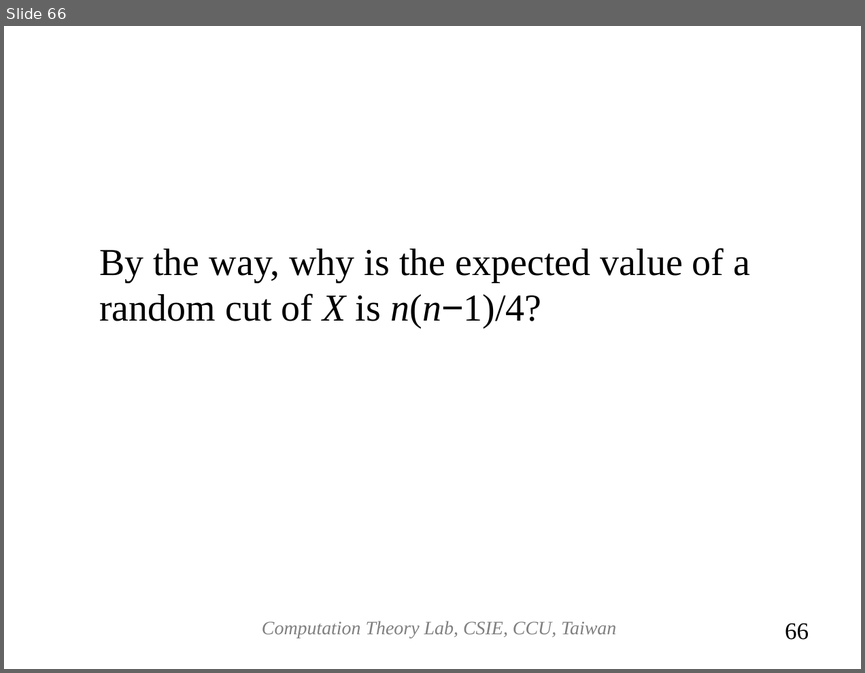
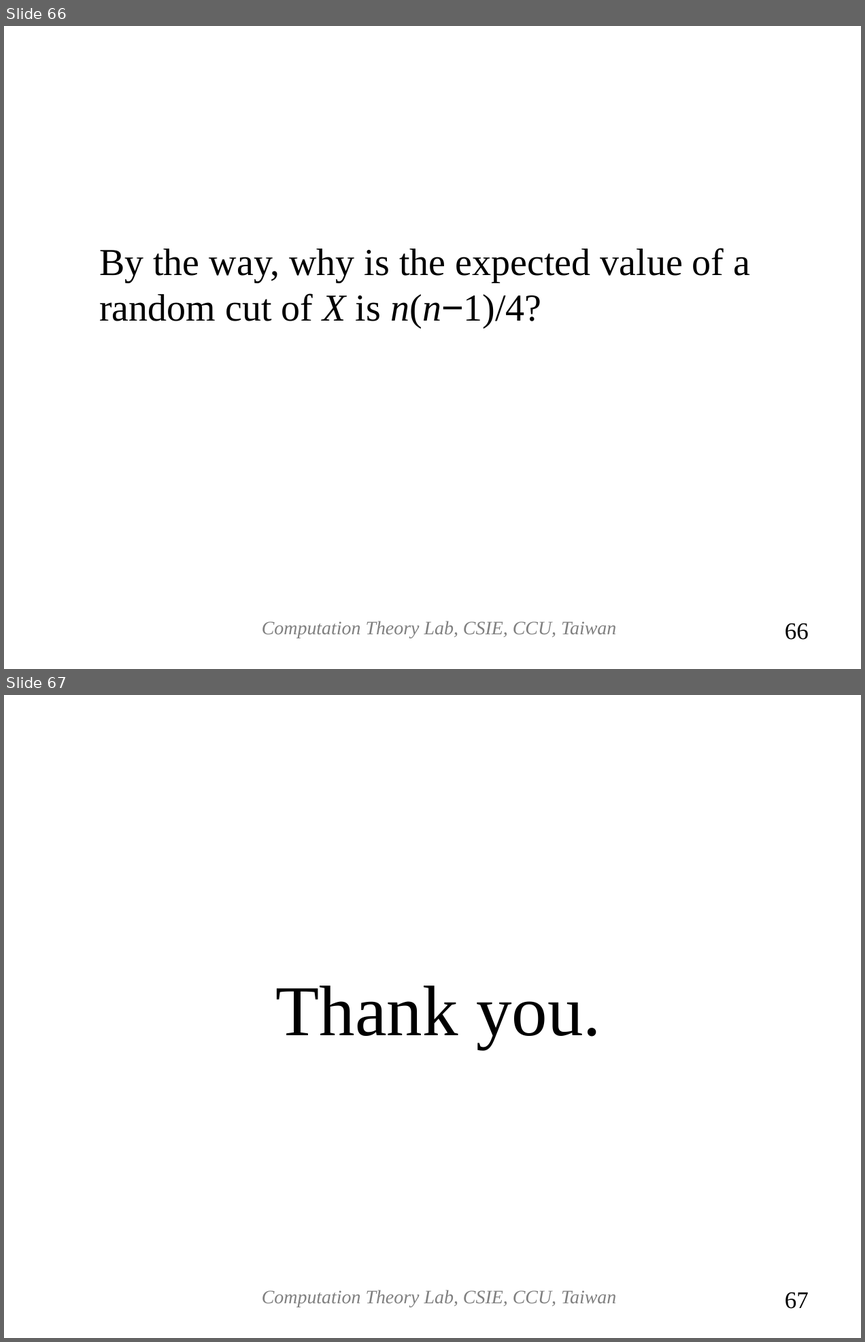
Before and after one commit to josephcclin/josephcclin.github.io, a slide deck: paper/A_Randomized_Approximation_Scheme_for_Metric_MAX-CUT.ppt. Shown one above the other, each under a label of ours: slide 66 before the commit, slides 66 and 67 after it. The pictures are 865x673 and 865x1342 pixels, drawn with LibreOffice and Linux fonts; fonts in the diff are those of the drawing. Boxes give left, top, right and bottom in pixels: in the first picture for what was removed or moved away, otherwise in the second. Text is boxed around its words. In the diff, an @@ line names an element or a change of style, - is before the commit and + after.

```diff
--- a/paper/A_Randomized_Approximation_Scheme_for_Metric_MAX-CUT.ppt
+++ b/paper/A_Randomized_Approximation_Scheme_for_Metric_MAX-CUT.ppt
@@ slide 67 added at [4, 695, 861, 1338], background #FFFFFF @@
@@ title added at [276, 985, 601, 1049], 60 pt, text #000000 @@
+Thank you.
@@ text added at [262, 1289, 616, 1307], 16 pt, text #808080, italic @@
+Computation Theory Lab, CSIE, CCU, Taiwan
@@ page number added at [785, 1291, 808, 1308], 20 pt, text #000000 @@
+67
```
Also in this commit, not shown: 24 slides changed, 1 slide removed, 2 other files.
